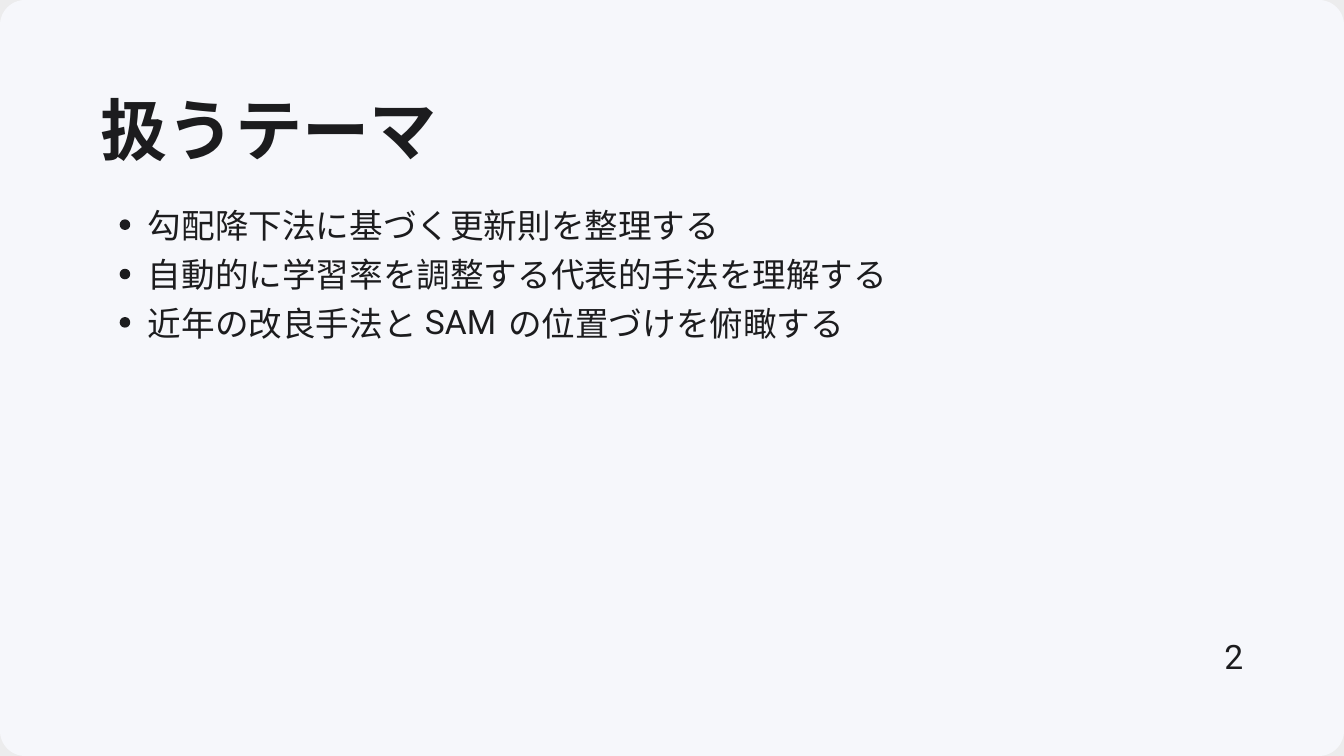
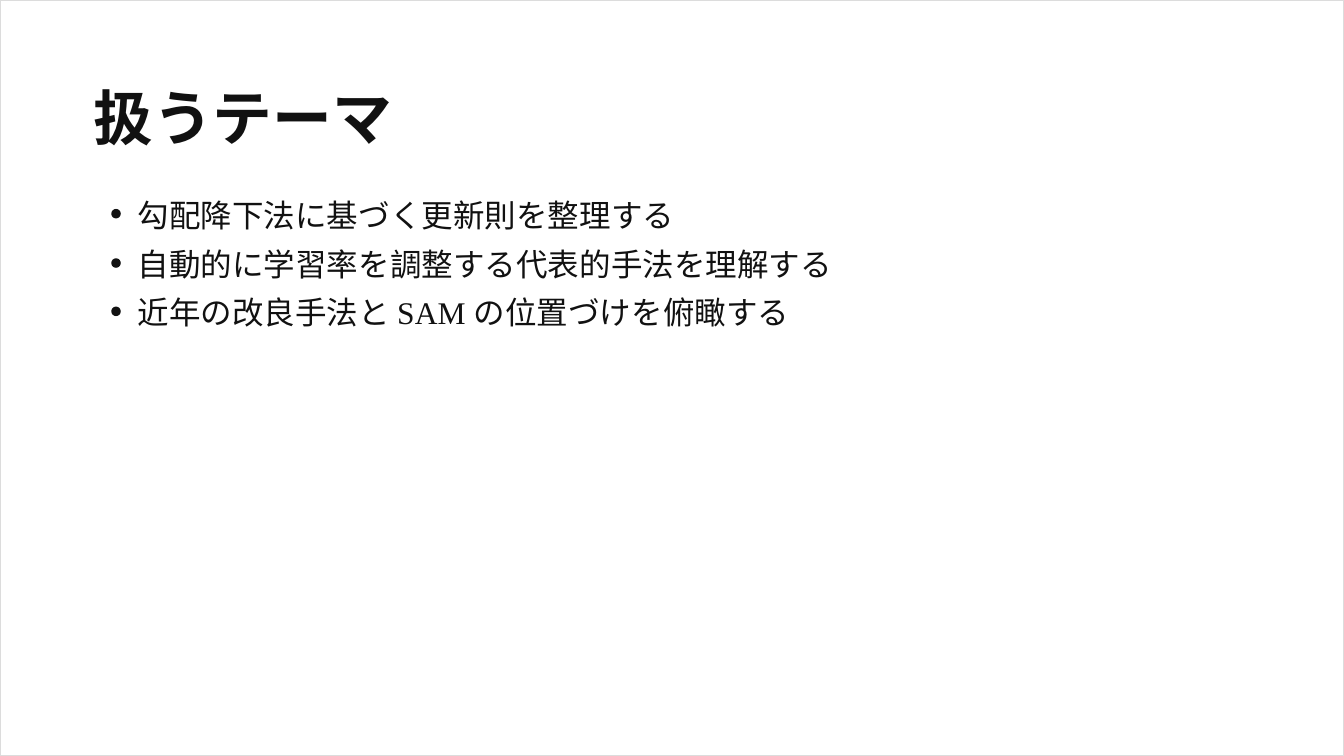
Before and after one commit to frinfo702/slides, a slide deck: slide 2 of nishikawa-lab/pptx/20251010_presentation.pptx. Drawn at 1344x756 pixels with LibreOffice and Linux fonts; fonts in the diff are those of the drawing; background and template pictures are left out. Boxes give left, top, right and bottom in pixels: in the first picture for what was removed or moved away, otherwise in the second. Text is boxed around its words. In the diff, an @@ line names an element or a change of style, - is before the commit and + after.

Commit message:
Add arxiv_plain theme for Marp and update presentation settings to use the new theme; disable pagination in the presentation file.

```diff
--- a/nishikawa-lab/pptx/20251010_presentation.pptx
+++ b/nishikawa-lab/pptx/20251010_presentation.pptx
@@ freeform shape removed at (0,0,1344,756) @@
@@ freeform shape at (1,1,1344,756): fill #11111A at 8% opacity to none; outline none to #DCDCDC 0.74 pt; outline redrawn @@
@@ text "扱うテーマ": place and size @@
-text "扱うテーマ" at (101,98,437,161)
+text "扱うテーマ" at (93,89,392,146)
@@ text "扱うテーマ" at (93,89,392,146): size 48 to 42.7 pt, text colour #1C1C1E to #111111 @@
@@ text "勾配降下法に基づく更新則を整理する": place and size @@
-text "勾配降下法に基づく更新則を整理する" at (148,209,719,241)
+text "勾配降下法に基づく更新則を整理する" at (138,200,675,230)
@@ text "勾配降下法に基づく更新則を整理する" at (138,200,675,230): size 24 to 22.5 pt, text colour #1C1C1E to #111111 @@
@@ text at (138,249,832,279): text changed; size 24 to 22.5 pt; text colour #1C1C1E to #111111 @@
-⾃動的に学習率を調整する代表的⼿法を理解する
+自動的に学習率を調整する代表的手法を理解する
@@ text at (138,297,790,327): text changed; size 24 to 22.5 pt; text colour #1C1C1E to #111111 @@
-の位置づけを俯瞰する
+近年の改良手法と SAM の位置づけを俯瞰する
@@ 3 freeform shapes: place and size @@
-3 freeform shapes at (120,220,130,328)
+3 freeform shapes at (111,209,120,316)
@@ fill #1C1C1E to #111111 in 3 elements at (111,258,120,267), (111,209,120,218), (111,307,120,316) @@
@@ text removed at (148,307,417,339) @@
-近年の改良⼿法と
@@ text removed at (425,309,496,335) @@
-SAM
@@ text removed at (1224,644,1243,669) @@
-2
```
Also in this commit, not shown: 14 other slides changed, 10 slides added, 1 slide removed, 2 other files.
